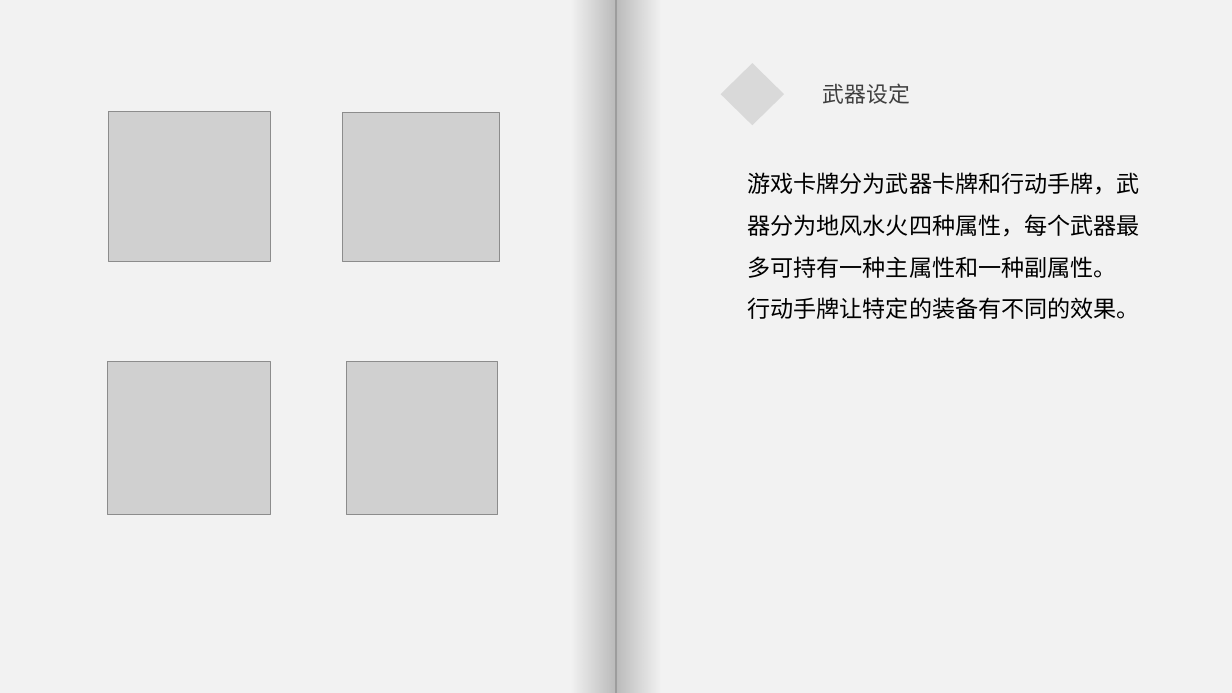
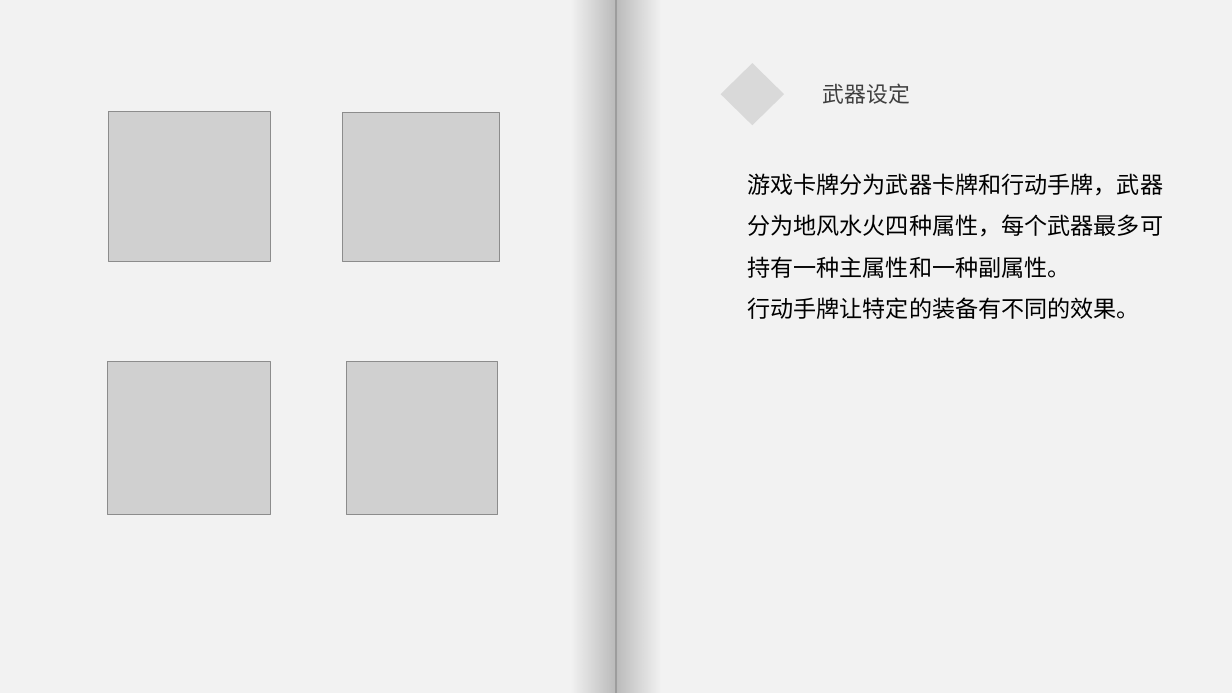
Before and after one commit to HongYi4588/CardGame, a slide deck: slide 8 of 永续地牢Ouroboros 设计方案.pptx (slide 15 before the commit). Drawn at 1232x693 pixels with LibreOffice and Linux fonts; fonts in the diff are those of the drawing; grey boxes stand for pictures. Boxes give left, top, right and bottom in pixels: in the first picture for what was removed or moved away, otherwise in the second. Text is boxed around its words. In the diff, an @@ line names an element or a change of style, - is before the commit and + after.

Commit message:
设计方案ppt终稿
加入了对卡牌游戏程序模块划分

```diff
--- a/永续地牢Ouroboros 设计方案.pptx
+++ b/永续地牢Ouroboros 设计方案.pptx
@@ text "游戏卡牌分为武器卡牌和行动手牌，武器分为地风水火四种属性，每个武器最多可持有一种主属性和一种副属性。" rewrapped from [747,172,1140,319] to [747,173,1163,319] @@
```
Also in this commit, not shown: 1 other slide changed.
